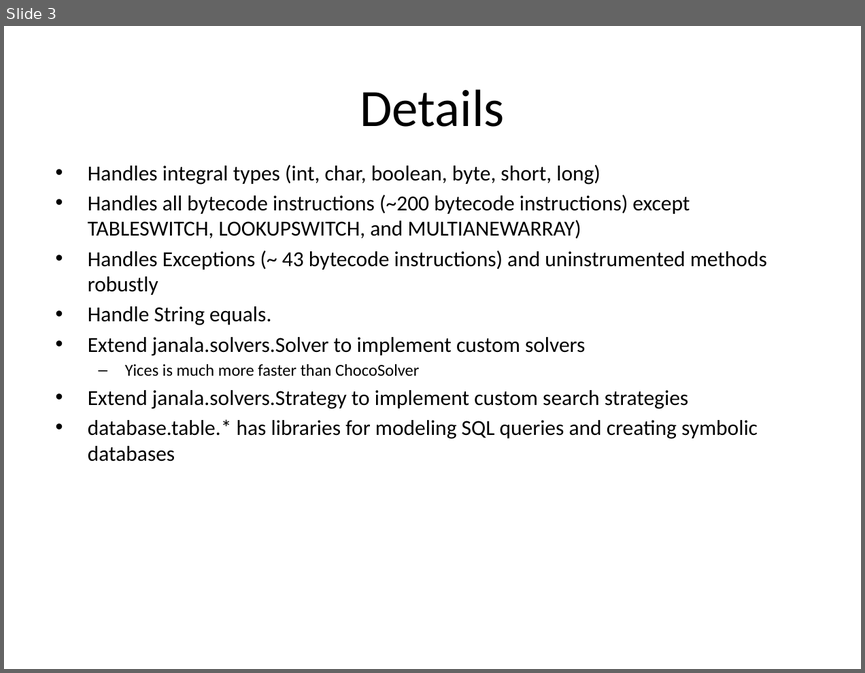
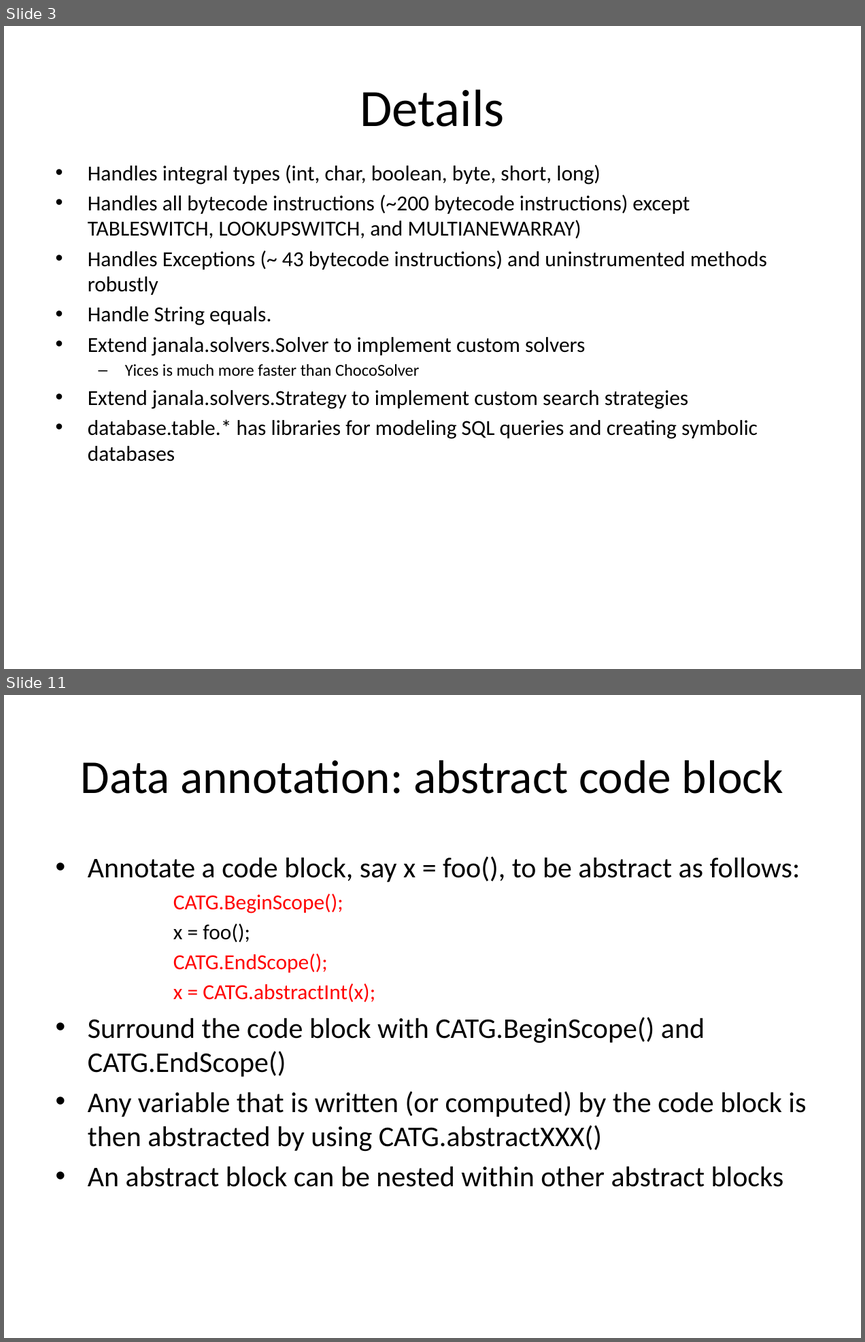
Before and after one commit to ksen007/janala2, a slide deck: janala.pptx. Shown one above the other, each under a label of ours: slide 3 before the commit, slides 3 and 11 after it; the slides between them are not shown. The pictures are 865x673 and 865x1342 pixels, drawn with LibreOffice and Linux fonts; fonts in the diff are those of the drawing. Boxes give left, top, right and bottom in pixels: in the first picture for what was removed or moved away, otherwise in the second. Text is boxed around its words. In the diff, an @@ line names an element or a change of style, - is before the commit and + after.

```diff
--- a/janala.pptx
+++ b/janala.pptx
@@ slide 11 added at (x1=4, y1=695, x2=861, y2=1338), background #FFFFFF @@
@@ title added at (x1=81, y1=760, x2=783, y2=794), 39.6 pt, text #000000 @@
+Data annotation: abstract code block
@@ text added at (x1=88, y1=856, x2=806, y2=1187), 24 pt, text #000000 @@
+• Annotate a code block, say x = foo(), to be abstract as follows:
+      CATG.BeginScope();
+      x = foo();
+      CATG.EndScope();
+      x = CATG.abstractInt(x);
+• Surround the code block with CATG.BeginScope() and CATG.EndScope()
+• Any variable that is written (or computed) by the code block is then abstracted by using CATG.abstractXXX()
+• An abstract block can be nested within other abstract blocks
```
Also in this commit, not shown: 9 other slides added, 2 other files.
